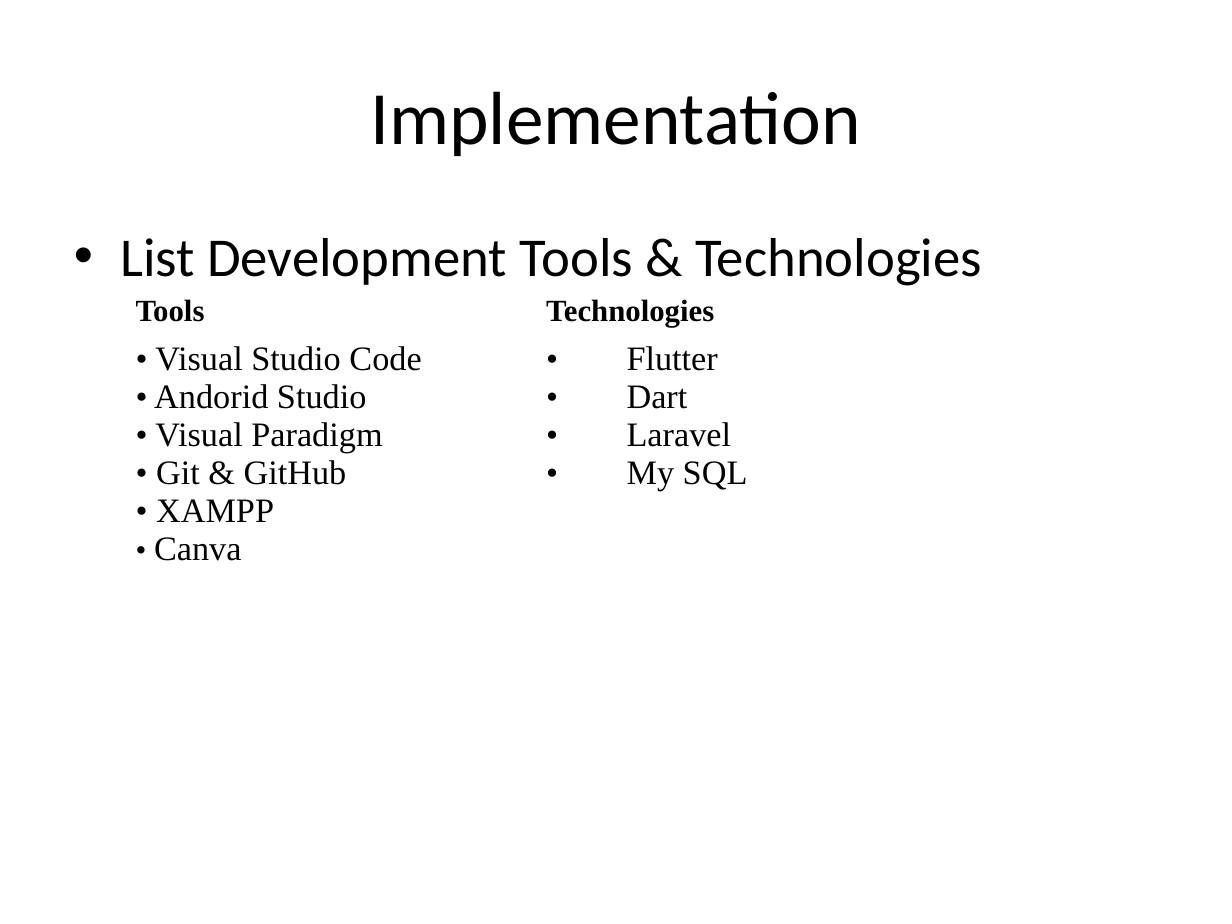
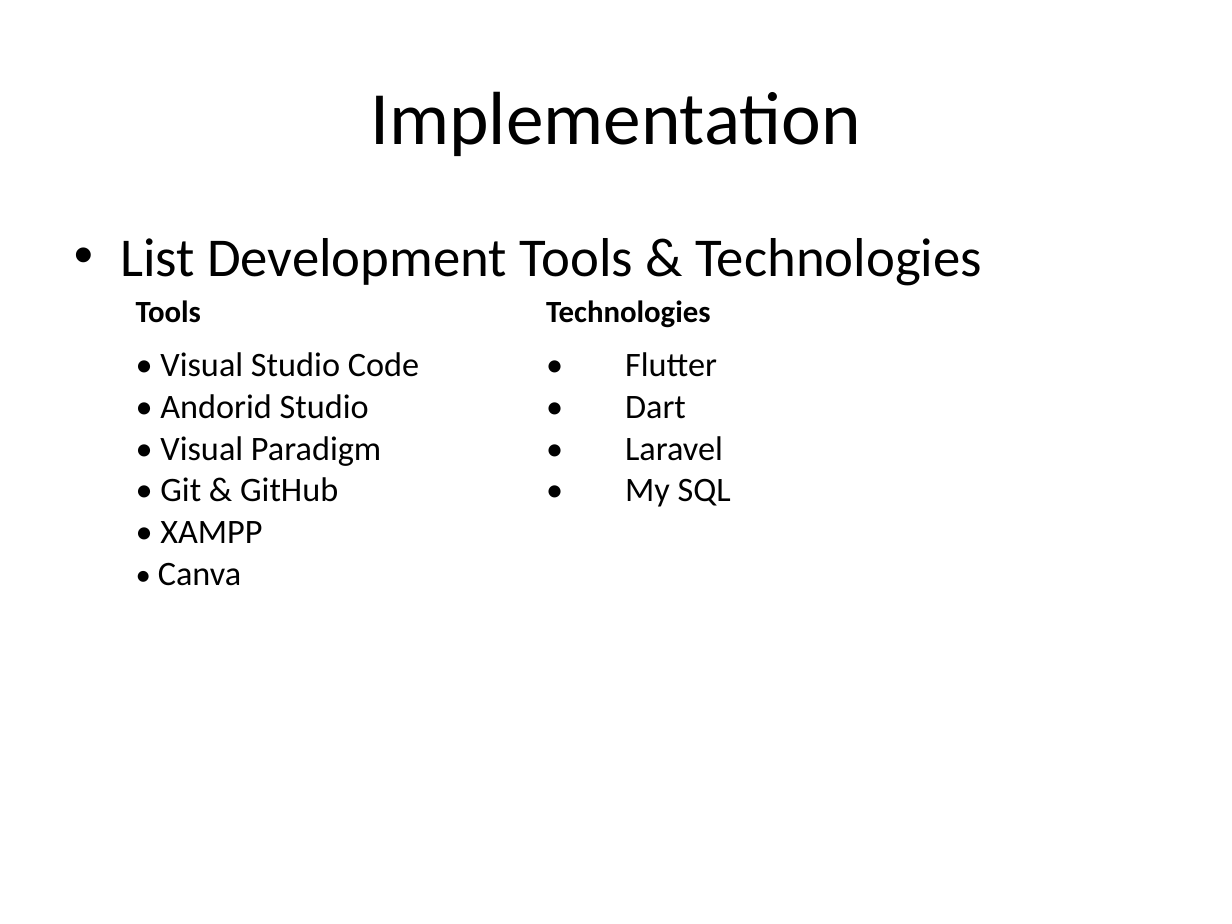
Before and after one commit to SanaUllah-Gondal/final-year-project-sp2025-, a slide deck: slide 11 of Final year ppt[1].pptx. Drawn at 1232x924 pixels with LibreOffice and Linux fonts; fonts in the diff are those of the drawing; background and template pictures are left out. Boxes give left, top, right and bottom in pixels: in the first picture for what was removed or moved away, otherwise in the second. Text is boxed around its words. In the diff, an @@ line names an element or a change of style, - is before the commit and + after.

```diff
--- a/Final year ppt[1].pptx
+++ b/Final year ppt[1].pptx
@@ table at <box>123,287,944,669</box> @@
@@ font Times New Roman to Calibri @@
```
Also in this commit, not shown: 4 other slides changed.
